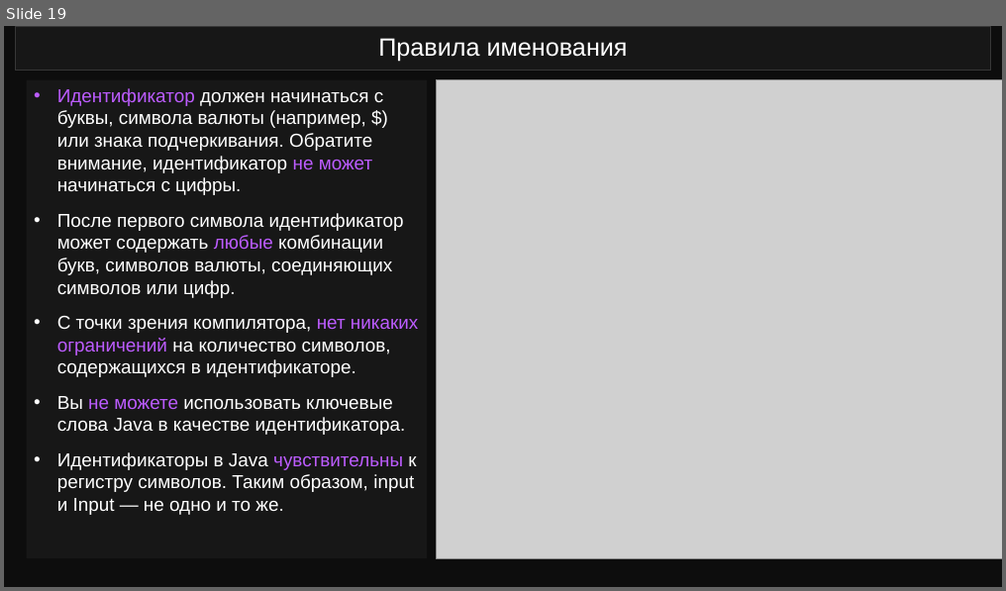
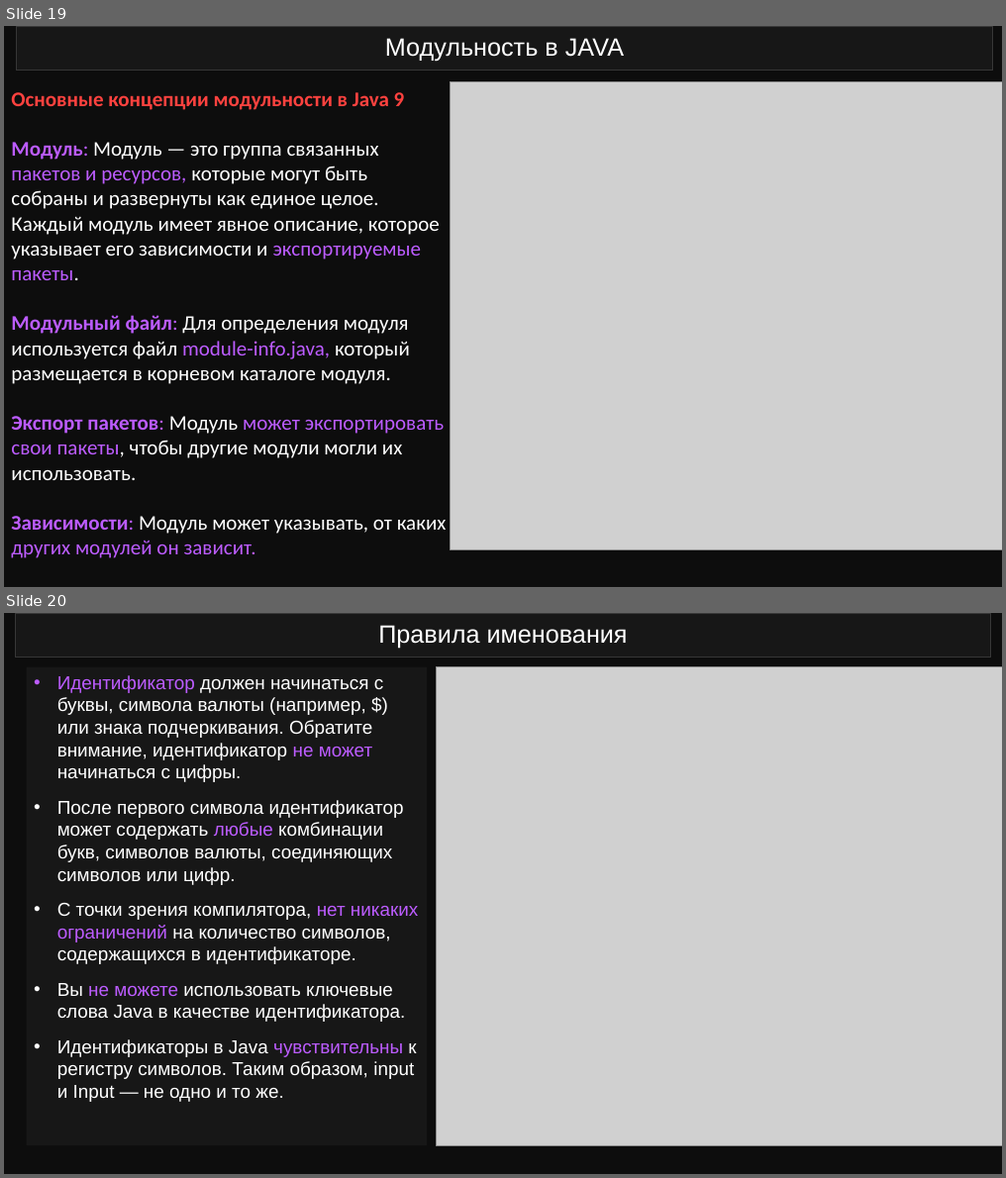
Before and after one commit to x-dv7/01_OOP, a slide deck: Установка_JDK_Настройка_IDE_Основы_ООП_JAVA.pptx. Shown one above the other, each under a label of ours: slide 19 before the commit, slides 19 and 20 after it. The pictures are 1006x591 and 1006x1178 pixels, drawn with LibreOffice and Linux fonts; fonts in the diff are those of the drawing; grey boxes stand for pictures. Boxes give left, top, right and bottom in pixels: in the first picture for what was removed or moved away, otherwise in the second. Text is boxed around its words. In the diff, an @@ line names an element or a change of style, - is before the commit and + after.

```diff
--- a/Установка_JDK_Настройка_IDE_Основы_ООП_JAVA.pptx
+++ b/Установка_JDK_Настройка_IDE_Основы_ООП_JAVA.pptx
@@ slide 19 added at (4, 26, 1002, 587), background #0D0D0D @@
@@ title added at (17, 26, 993, 71), fill #171717, outline #373737 0.75 pt, 24 pt, text #FFFFFF @@
+Модульность в JAVA
@@ picture added at (450, 81, 1002, 550) @@
@@ text added at (11, 92, 447, 559), 20 pt, text #FFFFFF @@
+Основные концепции модульности в Java 9
+Модуль: Модуль — это группа связанных пакетов и ресурсов, которые могут быть собраны и развернуты как единое целое. Каждый модуль имеет явное описание, которое указывает его зависимости и экспортируемые пакеты.
+Модульный файл: Для определения модуля используется файл module-info.java, который размещается в корневом каталоге модуля.
+Экспорт пакетов: Модуль может экспортировать свои пакеты, чтобы другие модули могли их использовать.
+Зависимости: Модуль может указывать, от каких других модулей он зависит.
@@ what was slide 19 is now slide 20 @@
```
Also in this commit, not shown: 1 slide changed, 1 other file.
